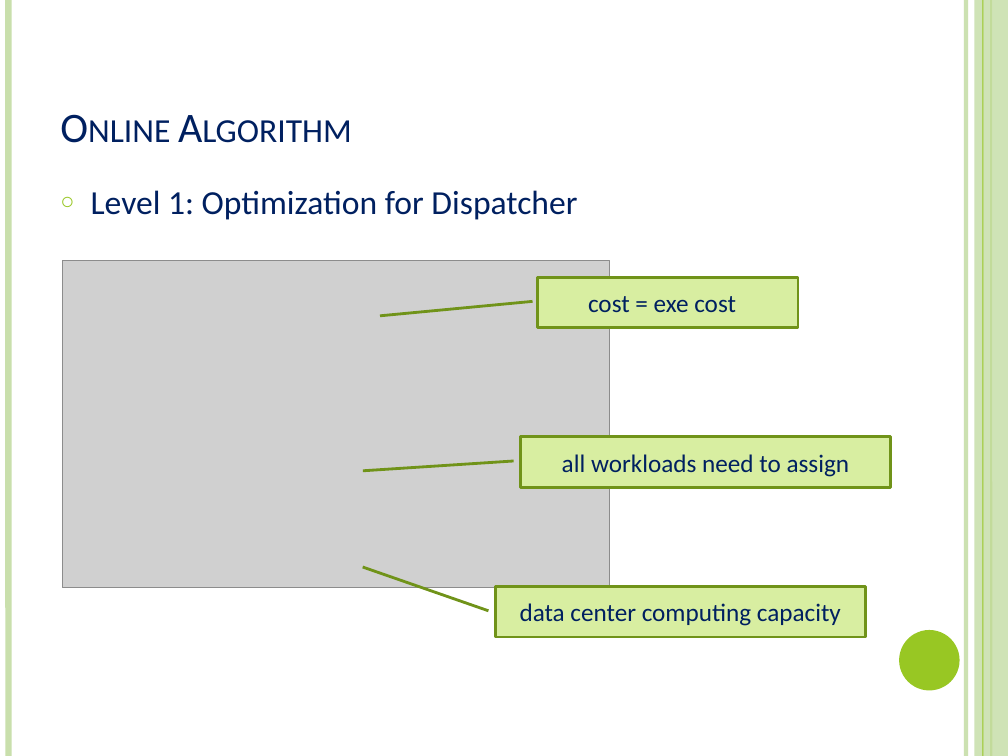
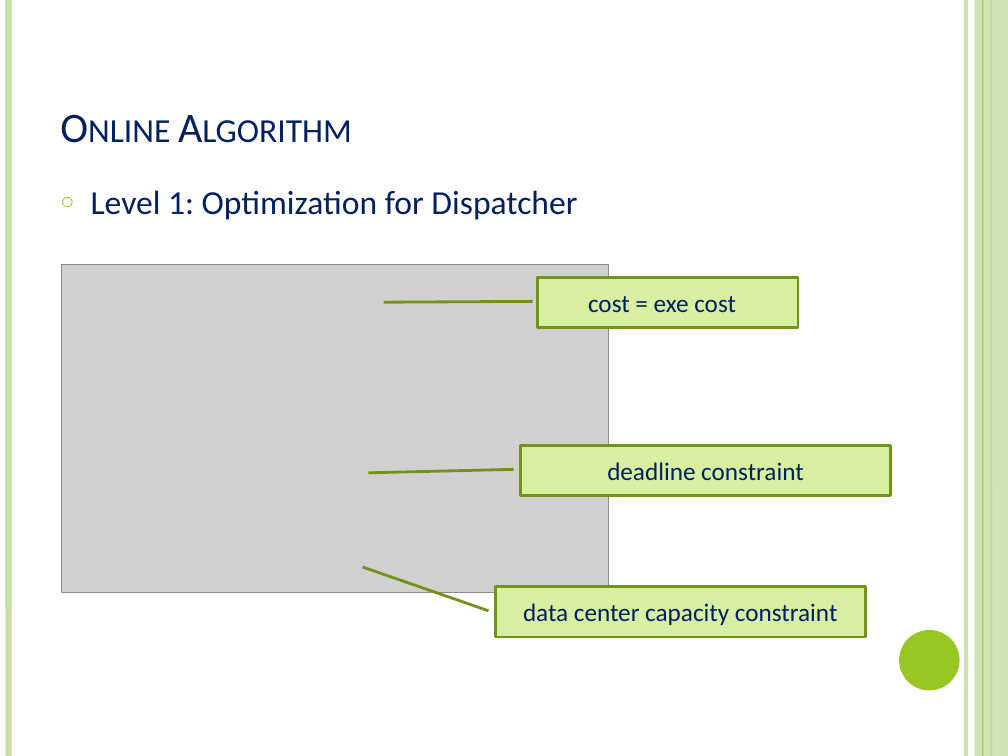
Before and after one commit to xizhonghua/GreenDC-Summary, a slide deck: slide 21 of file/Adnan12-EEGLB.pptx (slide 22 before the commit). Drawn at 1008x756 pixels with LibreOffice and Linux fonts; fonts in the diff are those of the drawing; grey boxes stand for pictures. Boxes give left, top, right and bottom in pixels: in the first picture for what was removed or moved away, otherwise in the second. Text is boxed around its words. In the diff, an @@ line names an element or a change of style, - is before the commit and + after.

```diff
--- a/file/Adnan12-EEGLB.pptx
+++ b/file/Adnan12-EEGLB.pptx
@@ picture: place and size @@
-picture at box(62, 260, 610, 588)
+picture at box(61, 265, 609, 593)
@@ border callout "deadline constraint": place and size @@
-border callout "deadline constraint" at box(521, 436, 891, 487)
+border callout "deadline constraint" at box(521, 446, 891, 496)
@@ border callout "deadline constraint" at box(521, 446, 891, 496): proportions changed @@
@@ text in border callout at box(607, 462, 803, 480): text changed @@
-all workloads need to assign
+deadline constraint
@@ text in border callout at box(523, 603, 837, 625): text changed @@
-data center computing capacity
+data center capacity constraint
```
Also in this commit, not shown: 13 other slides changed, 14 slides added, 5 slides removed.
